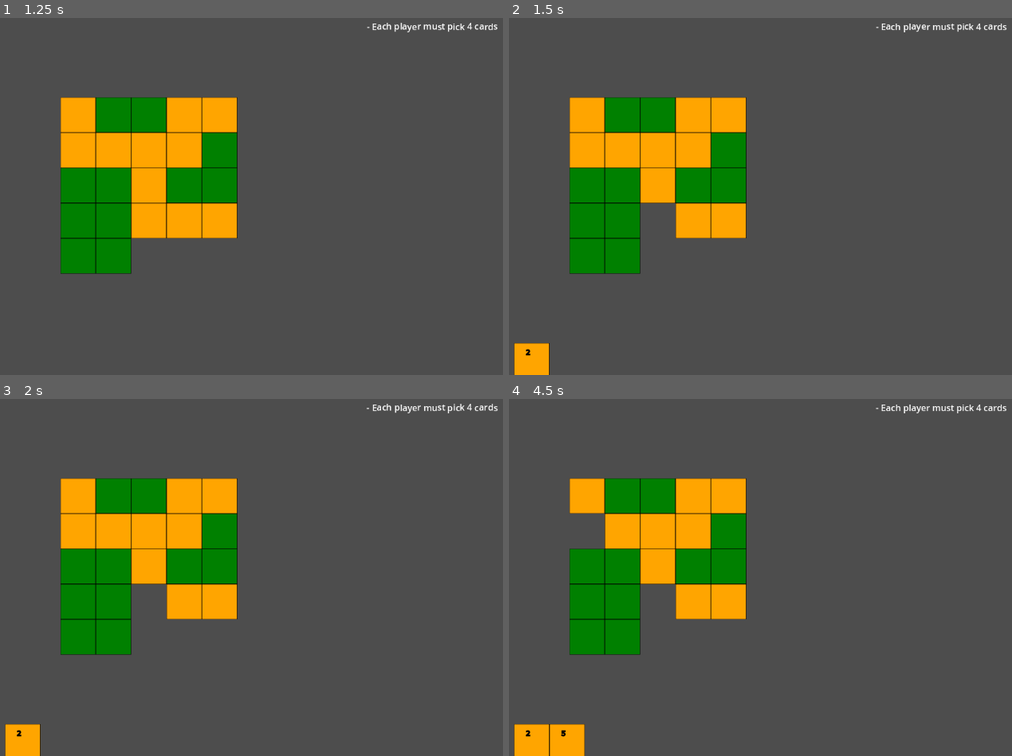
Above: before the commit, frames 1-4 (two rows, left to right).
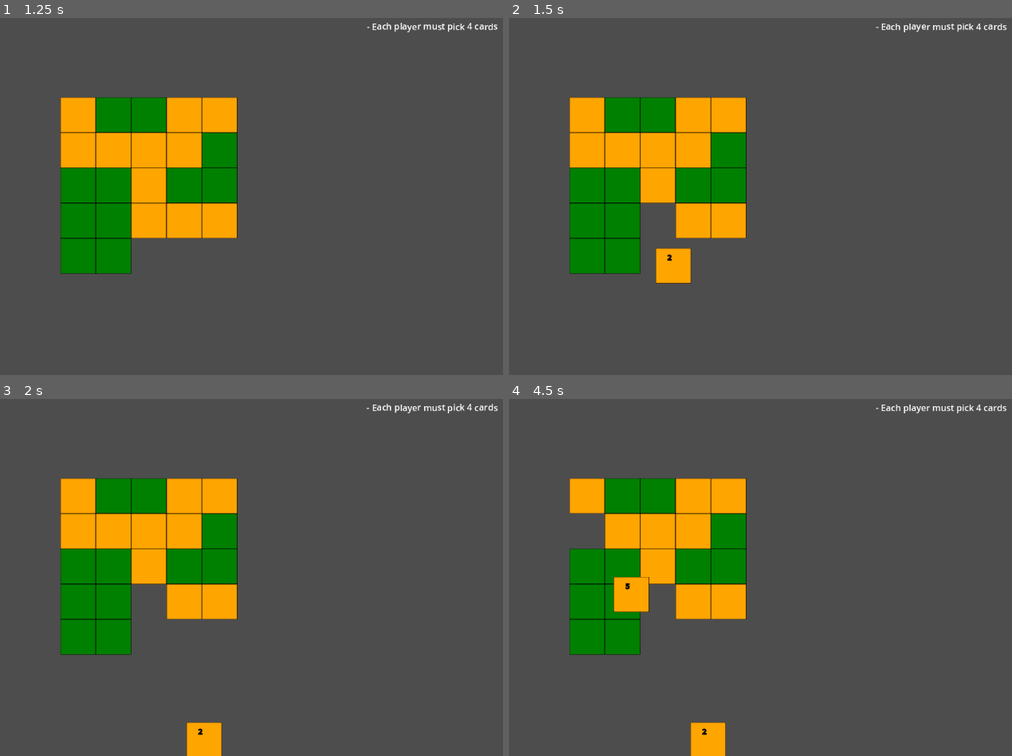
Above: after the commit, the same moments.

Repository: gturri/godot-coda
Game: Godot game, scene res://board.tscn
The game is run twice, just before and just after one commit, with the same random seed, the same clock (stepped at 60 frames per second) and the same inputs. This scene is started directly instead of the project's main scene.
Inputs (mouse positions are in pixels of both pictures, inside the frame that each line leads up to):
- Up to frame 1 (1.25 s): move the mouse to (472, 196) at 0.52 s; press the mouse at (472, 196) at 0.53 s
- Up to frame 2 (1.5 s): move the mouse to (639, 214) at 1.27 s; release the mouse at (639, 214) at 1.28 s; click (639, 214) at 1.35 s
- Up to frame 3 (2 s): no input
- Up to frame 4 (4.5 s): move the mouse to (830, 498) at 2.02 s; press the mouse at (830, 498) at 2.03 s; move the mouse to (735, 648) at 2.77 s; release the mouse at (735, 648) at 2.78 s; click (735, 648) at 2.85 s; tap Enter at 3.5 s; move the mouse to (961, 631) at 3.52 s; press the mouse at (961, 631) at 3.53 s; tap Space at 4.25 s; move the mouse to (579, 523) at 4.27 s; release the mouse at (579, 523) at 4.28 s; click (579, 523) at 4.35 s

Frame 1 is identical in both runs. In frame 2, 1.3% of the frame differs, in the area x 0-37%, y 64-100%; in frame 3, 1.3%; in frame 4, 2.6%, in the area x 0-44%, y 49-100%.

Commit message:
use tween to update players hand

Diff:
--- a/PlayerHand.gd
+++ b/PlayerHand.gd
@@ -6,18 +6,19 @@
 signal cardAdded()
 signal selectedCard(cardIndex: int)
 
-var textureRects : Array[TextureRect] = []
-var cardTextures: Array[TextureRect] = []
+var cardsToTextures := {}
+var cardsToOverlay := {}
 var opponentSelectedCardIndex
+@export var transitionDurationInSecond :float = 0.5
 
 @rpc("any_peer", "call_remote", "reliable")
 func add_card_remotely(serializedCard: String) -> void:
-	add_card(CardSerializer.deserialize_card(serializedCard))
+	add_card(CardSerializer.deserialize_card(serializedCard), Vector2.ZERO)
 
-func add_card(card: Card) -> void:
+func add_card(card: Card, initialPositionOnTheBoard: Vector2) -> void:
 	cards.append(card)
 	cards.sort_custom(Card.compare)
-	paint()
+	paint(initialPositionOnTheBoard-position)
 	cardAdded.emit()
 
 func has_hidden_cards() -> bool:
@@ -26,50 +27,75 @@
 			return true
 	return false
 
-func paint() -> void:
-	free_and_delete_previous_textureRects()
+func make_card_visible(cardId: int) -> void:
+	var card = cards[cardId]
+	card.isVisible = true
+	var currentCardTextureRect = cardsToTextures[cardId]
+	var newCardTextureRect = get_card_textureRect(card)
+	newCardTextureRect.position = currentCardTextureRect.position
+	cardsToTextures[card] = newCardTextureRect
+	add_child(newCardTextureRect)
+	currentCardTextureRect.queue_free()
+
+func paint(initialPositionNewCard: Vector2) -> void:
 	for i in cards.size():
 		var card = cards[i]
-		#set_cell(0, Vector2i(i, 0), sourceId, Vector2i(card.value, 2*card.color if isCurrentPlayer or card.isVisible else 2*card.color+1))
-		var cardRect = get_card_textureRect(card)
-		cardTextures.append(cardRect)
-		cardRect.position = Vector2i(tile_set.tile_size.x*i, 0)
-		add_child(cardRect)
-		if isCurrentPlayer and card.isVisible:
-			add_overlay_on_card(i)
-		if not isCurrentPlayer and i == opponentSelectedCardIndex:
-			add_overlay_on_card(i)
+		var cardPosition = __cardId_to_position(i)
+		var cardTextureRect = cardsToTextures.get(card)
+		if not cardTextureRect:
+			cardTextureRect = get_card_textureRect(card)
+			cardsToTextures[card] = cardTextureRect
+			cardTextureRect.position = initialPositionNewCard
+			add_child(cardTextureRect)
+			var cardTween = get_tree().create_tween()
+			cardTween.tween_property(cardTextureRect, "position", cardPosition, transitionDurationInSecond)
+
+			if (isCurrentPlayer and card.isVisible) or (not isCurrentPlayer and i == opponentSelectedCardIndex):
+				var overlay := create_overlay()
+				overlay.position = initialPositionNewCard
+				cardsToOverlay[i] = overlay
+				add_child(overlay)
+				var overlayTween = get_tree().create_tween()
+				overlayTween.tween_property(overlay, "position", cardPosition, transitionDurationInSecond)
+		else:
+			var cardTween = get_tree().create_tween()
+			cardTween.tween_property(cardTextureRect, "position", cardPosition, transitionDurationInSecond)
+			var overlay = cardsToOverlay.get(i)
+			if overlay:
+				var overlayTween = get_tree().create_tween()
+				overlayTween.tween_property(overlay, "position", cardPosition, transitionDurationInSecond)
 
 func get_card_textureRect(card: Card) -> TextureRect: # TODO: duplicated with method in Available_Tiles
 	var rect := TextureRect.new()
 	var source: TileSetAtlasSource = get_tileset().get_source(sourceId)
-	var textureRegion: Rect2i = source.get_tile_texture_region(Vector2i(card.value, 2*card.color + (0 if isCurrentPlayer or card.isVisible else 2*card.color+1)))
+	var textureRegion: Rect2i = source.get_tile_texture_region(Vector2i(card.value, 2*card.color + (0 if isCurrentPlayer or card.isVisible else 1)))
 	var tileImage: Image = source.texture.get_image().get_region(textureRegion)
 	rect.set_texture(ImageTexture.create_from_image(tileImage))
 	return rect
 
-func add_overlay_on_card(cardIndex: int) -> void:
+func create_overlay() -> TextureRect:
 	var rect := TextureRect.new()
 	rect.texture = load("res://imgs/circle.svg")
-	rect.position = Vector2i(tile_set.tile_size.x*cardIndex, 0)
-	textureRects.append(rect)
-	add_child(rect)
+	return rect
+
+func __cardId_to_position(cardId: int) -> Vector2:
+	var startXPos :float = -(cards.size()-1)/2.0
+	return Vector2(tile_set.tile_size.x*(startXPos+cardId), 0)
 
 func set_opponent_selected_card(selectedCardIndex: int) -> void:
+	clear_opponent_selected_card()
 	opponentSelectedCardIndex = selectedCardIndex
-	paint()
+	var overlay := create_overlay()
+	overlay.position = __cardId_to_position(opponentSelectedCardIndex)
+	cardsToOverlay[opponentSelectedCardIndex] = overlay
+	add_child(overlay)
 
 func clear_opponent_selected_card() -> void:
+	var overlay = cardsToOverlay.get(opponentSelectedCardIndex)
+	if overlay:
+		overlay.queue_free()
+		cardsToOverlay.erase(opponentSelectedCardIndex)
 	opponentSelectedCardIndex = null
-	paint()
-
-func free_and_delete_previous_textureRects() -> void:
-	for rect in textureRects:
-		rect.queue_free()
-	textureRects = []
-	for rect in cardTextures:
-		rect.queue_free()
-	cardTextures = []
 
 func _input(event):
 	if event.is_action_pressed("select_card"):
--- a/available_tiles.gd
+++ b/available_tiles.gd
@@ -5,7 +5,7 @@
 @export var maxValue := 11
 @export var cardsPerRow := 5
 var cards: Array[Card] = []
-signal cardDrawn(card: Card, card_id: int)
+signal cardDrawn(card: Card, card_id: int, cardPosition: Vector2)
 
 func _ready():
 	if not multiplayer.is_server():
@@ -60,7 +60,7 @@
 		var card_id = cellPos_to_cardId(cell_pos)
 		if card_id == null or card_id < 0 or card_id >= cards.size() or not cards[card_id]:
 			return
-		cardDrawn.emit(cards[card_id], card_id)
+		cardDrawn.emit(cards[card_id], card_id, click_pos)
 
 @rpc("any_peer", "call_local", "reliable")
 func player_picked_card(card_id: int) -> void:
--- a/board.gd
+++ b/board.gd
@@ -14,11 +14,11 @@
 	state = newState
 	state.on_enter_state()
 
-func on_card_drawn(card: Card, card_id: int) -> void:
-	state.on_card_drawn(card, card_id)
+func on_card_drawn(card: Card, card_id: int, cardPosition: Vector2) -> void:
+	state.on_card_drawn(card, card_id, cardPosition)
 
-func update_local_and_remote_hand_with_added_card(card: Card) -> void:
-	$CurrentPlayerHand.add_card(card)
+func update_local_and_remote_hand_with_added_card(card: Card, cardPositionOnBoard: Vector2) -> void:
+	$CurrentPlayerHand.add_card(card, cardPositionOnBoard)
 	$OpponentHand.add_card_remotely.rpc(CardSerializer.serialize_card(card))
 
 func on_selected_opponent_card(cardId) -> void:
@@ -56,8 +56,7 @@
 @rpc("any_peer", "call_remote", "reliable")
 func opponent_guessed_a_card(cardId: int) -> void:
 	$InfoArea.log_info("Your card in position " + str(cardId+1) + " has been guessed!")
-	$CurrentPlayerHand.cards[cardId].isVisible = true
-	$CurrentPlayerHand.paint()
+	$CurrentPlayerHand.make_card_visible(cardId)
 
 func on_keep_guessing_button_pressed() -> void:
 	state.on_keep_guessing_button_pressed()
--- a/board.tscn
+++ b/board.tscn
@@ -12,10 +12,10 @@
 position = Vector2(216, 144)
 
 [node name="CurrentPlayerHand" parent="." instance=ExtResource("2_3pi1m")]
-position = Vector2(116, 590)
+position = Vector2(444, 587)
 
 [node name="OpponentHand" parent="." instance=ExtResource("2_3pi1m")]
-position = Vector2(180, 16)
+position = Vector2(429, 10)
 isCurrentPlayer = false
 
 [node name="InfoArea" parent="." instance=ExtResource("4_xewae")]
--- a/scripts/BaseState.gd
+++ b/scripts/BaseState.gd
@@ -8,7 +8,7 @@
 func on_enter_state() -> void:
 	pass
 
-func on_card_drawn(_card: Card, _card_id: int) -> void:
+func on_card_drawn(_card: Card, _card_id: int, _cardPosition: Vector2) -> void:
 	pass
 
 func on_selected_opponent_card(_cardId) -> void:
--- a/scripts/DecideWhatToDoAfterASuccessfulGuessState.gd
+++ b/scripts/DecideWhatToDoAfterASuccessfulGuessState.gd
@@ -13,7 +13,7 @@
 func on_stop_your_turn_button_pressed():
 	var remoteMessage = "Your opponent stopped his or her turns."
 	if onHoldGuessOpponentCardState.cardPickedDuringPlayerTurn:
-		context.update_local_and_remote_hand_with_added_card(onHoldGuessOpponentCardState.cardPickedDuringPlayerTurn)
+		context.update_local_and_remote_hand_with_added_card(onHoldGuessOpponentCardState.cardPickedDuringPlayerTurn, context.get_node("PickedCard"))
 		context.get_node("InfoArea").log_info("The card you picked is added hidden in your hand.")
 		remoteMessage += " A new hidden card is added to his or her hand."
 	context.log_info_on_other_player.rpc(remoteMessage)
--- a/scripts/GuessOpponentCardState.gd
+++ b/scripts/GuessOpponentCardState.gd
@@ -36,13 +36,12 @@
 		return
 
 	if guessedValue == guessedCard.value+1:
-		__on_correct_guess(guessedCard)
+		__on_correct_guess(selectedOpponentCardId)
 	else:
 		__on_bad_guess(guessedValue, guessedCard)
 
-func __on_correct_guess(guessedCard: Card) -> void:
-	guessedCard.isVisible = true
-	context.get_node("OpponentHand").paint()
+func __on_correct_guess(selectedOpponentCardId: int) -> void:
+	context.get_node("OpponentHand").mark_card_visible(selectedOpponentCardId)
 	context.opponent_guessed_a_card.rpc(selectedOpponentCardId)
 	if not context.get_node("OpponentHand").has_hidden_cards():
 		context.game_ended.rpc()
@@ -57,7 +56,7 @@
 	if cardPickedDuringPlayerTurn:
 		context.get_node("InfoArea").log_info("The card you picked is added visible in your hand.")
 		cardPickedDuringPlayerTurn.isVisible = true
-		context.update_local_and_remote_hand_with_added_card(cardPickedDuringPlayerTurn)
+		context.update_local_and_remote_hand_with_added_card(cardPickedDuringPlayerTurn, context.get_node("PickedCard"))
 	context.change_player_and_start_new_turn.rpc()
 
 func start_decideWhatToDo_phase() -> void:
--- a/scripts/InitializationState.gd
+++ b/scripts/InitializationState.gd
@@ -4,10 +4,10 @@
 func _init(context_p):
 	context = context_p
 
-func on_card_drawn(card: Card, card_id: int) -> void:
+func on_card_drawn(card: Card, card_id: int, cardPosition: Vector2) -> void:
 	if context.get_node("CurrentPlayerHand").cards.size() < context.nbCardsInitially:
 		context.get_node("AvailableTiles").player_picked_card.rpc(card_id)
-		context.update_local_and_remote_hand_with_added_card(card)
+		context.update_local_and_remote_hand_with_added_card(card, cardPosition)
 		if context.get_node("CurrentPlayerHand").cards.size() == context.nbCardsInitially \
 			and context.get_node("OpponentHand").cards.size() < context.nbCardsInitially:
 			context.get_node("InfoArea").log_info("Waiting for your opponent to pick his or her cards")
--- a/scripts/PickCardOnTheTableState.gd
+++ b/scripts/PickCardOnTheTableState.gd
@@ -11,6 +11,6 @@
 	else:
 		context.set_state(GuessOpponentCardState.new(context, null))
 
-func on_card_drawn(card: Card, card_id: int) -> void:
+func on_card_drawn(card: Card, card_id: int, _cardPosition: Vector2) -> void:
 	context.get_node("AvailableTiles").player_picked_card.rpc(card_id)
 	context.set_state(GuessOpponentCardState.new(context, card))
